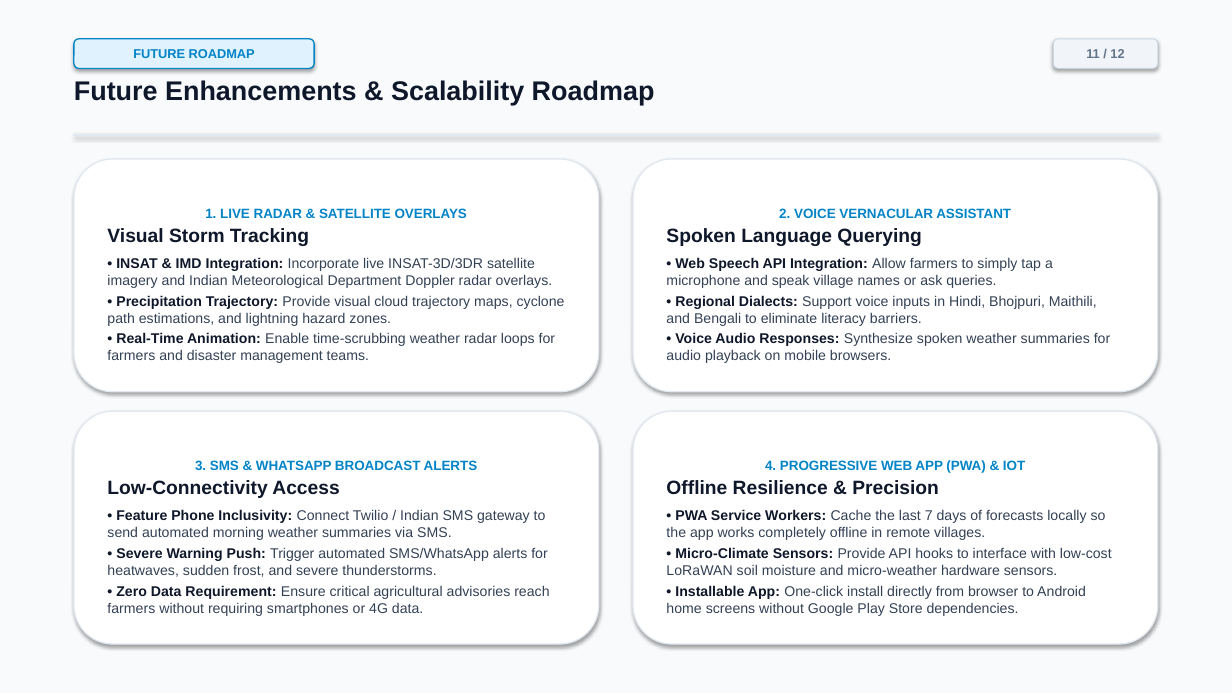
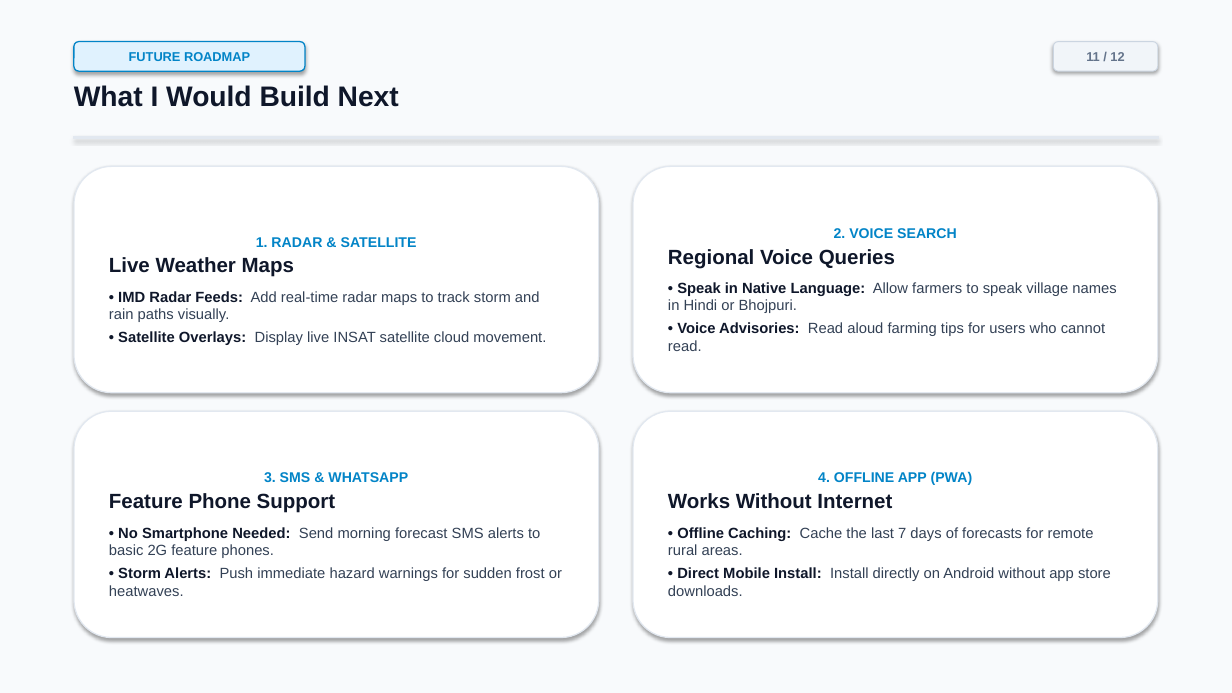
Before and after one commit to sonalikumari09/live-weather-tracker, a slide deck: slide 11 of Live_Weather_Tracker_Internship_Presentation.pptx. Drawn at 1232x693 pixels with LibreOffice and Linux fonts; fonts in the diff are those of the drawing. Boxes give left, top, right and bottom in pixels: in the first picture for what was removed or moved away, otherwise in the second. Text is boxed around its words. In the diff, an @@ line names an element or a change of style, - is before the commit and + after.

```diff
--- a/Live_Weather_Tracker_Internship_Presentation.pptx
+++ b/Live_Weather_Tracker_Internship_Presentation.pptx
@@ rounded rectangle "FUTURE ROADMAP": place and size @@
-rounded rectangle "FUTURE ROADMAP" at [74,39,314,68]
+rounded rectangle "FUTURE ROADMAP" at [74,42,305,71]
@@ text at [74,85,399,107]: text changed; size 21 to 22 pt @@
-Future Enhancements & Scalability Roadmap
+What I Would Build Next
@@ rounded rectangle "1. RADAR & SATELLITE": place and size @@
-rounded rectangle "1. RADAR & SATELLITE" at [74,159,599,392]
+rounded rectangle "1. RADAR & SATELLITE" at [74,166,599,393]
@@ rounded rectangle "2. VOICE SEARCH": place and size @@
-rounded rectangle "2. VOICE SEARCH" at [633,159,1158,392]
+rounded rectangle "2. VOICE SEARCH" at [633,166,1158,393]
@@ text in rounded rectangle at [109,237,546,345]: text changed; size 11 to 11.5 pt @@
-1. LIVE RADAR & SATELLITE OVERLAYS
-Visual Storm Tracking
-• INSAT & IMD Integration: Incorporate live INSAT-3D/3DR satellite imagery and Indian Meteorological Department Doppler radar overlays.
-• Precipitation Trajectory: Provide visual cloud trajectory maps, cyclone path estimations, and lightning hazard zones.
-• Real-Time Animation: Enable time-scrubbing weather radar loops for farmers and disaster management teams.
+1. RADAR & SATELLITE
+Live Weather Maps
+• IMD Radar Feeds: Add real-time radar maps to track storm and rain paths visually.
+• Satellite Overlays: Display live INSAT satellite cloud movement.
@@ text in rounded rectangle at [668,228,1116,351]: text changed; size 11 to 11.5 pt @@
-2. VOICE VERNACULAR ASSISTANT
-Spoken Language Querying
-• Web Speech API Integration: Allow farmers to simply tap a microphone and speak village names or ask queries.
-• Regional Dialects: Support voice inputs in Hindi, Bhojpuri, Maithili, and Bengali to eliminate literacy barriers.
-• Voice Audio Responses: Synthesize spoken weather summaries for audio playback on mobile browsers.
+2. VOICE SEARCH
+Regional Voice Queries
+• Speak in Native Language: Allow farmers to speak village names in Hindi or Bhojpuri.
+• Voice Advisories: Read aloud farming tips for users who cannot read.
@@ rounded rectangle "3. SMS & WHATSAPP": place and size @@
-rounded rectangle "3. SMS & WHATSAPP" at [74,411,599,644]
+rounded rectangle "3. SMS & WHATSAPP" at [74,411,599,638]
@@ rounded rectangle "4. OFFLINE APP (PWA)": place and size @@
-rounded rectangle "4. OFFLINE APP (PWA)" at [633,411,1158,644]
+rounded rectangle "4. OFFLINE APP (PWA)" at [633,411,1158,638]
@@ text in rounded rectangle at [109,472,562,596]: text changed; size 11 to 11.5 pt @@
-3. SMS & WHATSAPP BROADCAST ALERTS
-Low-Connectivity Access
-• Feature Phone Inclusivity: Connect Twilio / Indian SMS gateway to send automated morning weather summaries via SMS.
-• Severe Warning Push: Trigger automated SMS/WhatsApp alerts for heatwaves, sudden frost, and severe thunderstorms.
-• Zero Data Requirement: Ensure critical agricultural advisories reach farmers without requiring smartphones or 4G data.
+3. SMS & WHATSAPP
+Feature Phone Support
+• No Smartphone Needed: Send morning forecast SMS alerts to basic 2G feature phones.
+• Storm Alerts: Push immediate hazard warnings for sudden frost or heatwaves.
@@ text in rounded rectangle at [668,471,1111,596]: text changed; size 11 to 11.5 pt @@
-4. PROGRESSIVE WEB APP (PWA) & IOT
-Offline Resilience & Precision
-• PWA Service Workers: Cache the last 7 days of forecasts locally so the app works completely offline in remote villages.
-• Micro-Climate Sensors: Provide API hooks to interface with low-cost LoRaWAN soil moisture and micro-weather hardware sensors.
-• Installable App: One-click install directly from browser to Android home screens without Google Play Store dependencies.
+4. OFFLINE APP (PWA)
+Works Without Internet
+• Offline Caching: Cache the last 7 days of forecasts for remote rural areas.
+• Direct Mobile Install: Install directly on Android without app store downloads.
```
Also in this commit, not shown: 11 other slides changed, 18 other files.
